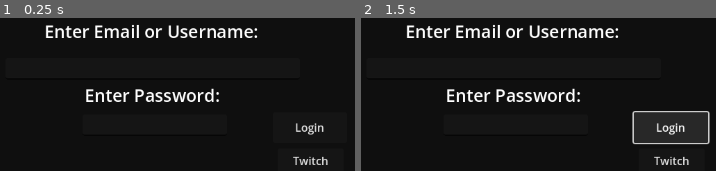
Above: before the commit, frames 1-2 (left to right).
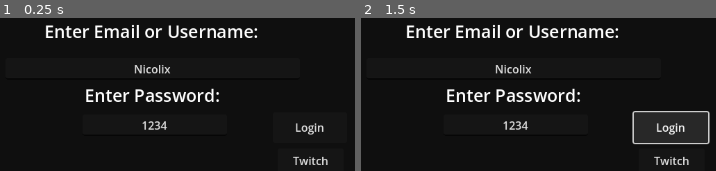
Above: after the commit, the same moments.

Repository: cake4everyone/Quiz4Everyone
Game: Godot game, scene res://scenes/Main.tscn
Two runs of this game, one before a commit and one after it. Both use one fixed random seed, a clock stepped at 60 frames per second and the inputs below.
Inputs:
- Up to frame 1 (0.25 s): no input
- Up to frame 2 (1.5 s): click "Login" at 0.5 s; click "Login" at 1.25 s

The runs differ from the first frame. In frame 1, 0.6% of the frame differs, in the area x 37-48%, y 30-74%; in frame 2, 0.6%.
Error before the commit: Attempt to call function 'get_line' in base 'null instance' on a null instance. (res://scripts/Login.gd:33)
Error after the commit: Attempt to call function 'get_line' in base 'null instance' on a null instance. (res://scripts/Main.gd:18)

Commit message:
HTTP-Requests added

Diff:
--- a/question_scene.gd
+++ b/question_scene.gd
@@ -1,26 +1,55 @@
 extends Node2D
+
+var api_token = ""
+var host = ""
 
 var quizOn = false
 var streamerAnswer = ""
 
+
 func _on_main_start_quiz():
 	self.show()
-	quizOn = true
-	load_data()
+	host = Main.host
+	api_token = Main.api_token
+	$HTTP_Requests/HTTP_GameStart.request_completed.connect(_start_game_res)
+	$HTTP_Requests/HTTP_GameInfo.request_completed.connect(_info_game_res)
+	$HTTP_Requests/HTTP_GameQuit.request_completed.connect(_quit_game_res)
+	$HTTP_Requests/HTTP_RoundInfo.request_completed.connect(_info_round_res)
+	$HTTP_Requests/HTTP_RoundNext.request_completed.connect(_next_round_res)
+	$HTTP_Requests/HTTP_Category.request_completed.connect(_category_res)
+	$HTTP_Requests/HTTP_StreamerVote.request_completed.connect(_streamervote_res)
 
 
 
-func load_data():
-	pass
+func _on_game_start_pressed():
+	$HTTP_Requests/HTTP_GameStart.request("http://" + host + "/game", ["Authorization: Q4E " + api_token], HTTPClient.METHOD_POST, '{"categories":{"Testkeks":5}}')
 
-func _process(delta):
-	if(quizOn == true && streamerAnswer == ""):
-		if(Input.is_action_just_pressed("AnswerA")):
-			streamerAnswer = "A"
-		elif(Input.is_action_just_pressed("AnswerB")):
-			streamerAnswer = "B"
-		elif(Input.is_action_just_pressed("AnswerC")):
-			streamerAnswer = "C"
-		elif(Input.is_action_just_pressed("AnswerD")):
-			streamerAnswer = "D"
-	$Label.text = streamerAnswer
+func _on_round_info_pressed():
+	$HTTP_Requests/HTTP_RoundInfo.request("http://" + host + "/round", ["Authorization: Q4E " + api_token], HTTPClient.METHOD_GET)
+
+func _on_round_next_pressed():
+	$HTTP_Requests/HTTP_GameStart.request("http://" + host + "/round/next", ["Authorization: Q4E " + api_token], HTTPClient.METHOD_POST)
+
+
+
+func _start_game_res(result, response_code, headers, body):
+	print("Response Start Game: " + str(response_code) + "\n" + body.get_string_from_ascii())
+	$HTTP_Requests/HTTP_GameInfo.request("http://" + host + "/game", ["Authorization: Q4E " + api_token], HTTPClient.METHOD_GET)
+
+func _info_game_res(result, response_code, headers, body):
+	print("Response Info Game: " + str(response_code) + "\n" + body.get_string_from_ascii())
+
+func _quit_game_res(result, response_code, headers, body):
+	print("Response Quit Game: " + str(response_code) + "\n" + body.get_string_from_ascii())
+
+func _info_round_res(result, response_code, headers, body):
+	print("Response Info Round: " + str(response_code) + "\n" + body.get_string_from_ascii())
+
+func _next_round_res(result, response_code, headers, body):
+	print("Response Next Round: " + str(response_code) + "\n" + body.get_string_from_ascii())
+
+func _category_res(result, response_code, headers, body):
+	print("Response Category: " + str(response_code) + "\n" + body.get_string_from_ascii())
+
+func _streamervote_res(result, response_code, headers, body):
+	print("Response Streamervote: " + str(response_code) + "\n" + body.get_string_from_ascii())
--- a/scenes/Main.tscn
+++ b/scenes/Main.tscn
@@ -12,3 +12,7 @@
 visible = false
 
 [node name="Login" parent="." instance=ExtResource("2_eawfu")]
+
+[connection signal="start_Login" from="." to="Login" method="_on_main_start_login"]
+[connection signal="start_Quiz" from="." to="QuestionScene" method="_on_main_start_quiz"]
+[connection signal="login_Complete" from="Login" to="." method="_on_login_login_complete"]
--- a/scenes/login.tscn
+++ b/scenes/login.tscn
@@ -29,6 +29,7 @@
 offset_top = -43.0
 offset_right = 213.0
 offset_bottom = -12.0
+text = "Nicolix"
 alignment = 1
 
 [node name="EnterMail" type="Label" parent="Input/EMail"]
@@ -45,6 +46,7 @@
 offset_top = 38.0
 offset_right = 108.0
 offset_bottom = 69.0
+text = "1234"
 alignment = 1
 
 [node name="EnterPassword" type="Label" parent="Input/Password"]
@@ -70,5 +72,5 @@
 offset_bottom = 123.0
 text = "Twitch"
 
-[connection signal="pressed" from="Input/Login" to="." method="_on_button_pressed"]
+[connection signal="pressed" from="Input/Login" to="." method="_on_login_button_pressed"]
 [connection signal="pressed" from="Input/Twitch" to="." method="_on_twitch_pressed"]
--- a/scenes/question_scene.tscn
+++ b/scenes/question_scene.tscn
@@ -1,74 +1,55 @@
-[gd_scene load_steps=5 format=3 uid="uid://ifh3d72f4c8r"]
+[gd_scene load_steps=3 format=3 uid="uid://ifh3d72f4c8r"]
 
 [ext_resource type="Script" path="res://question_scene.gd" id="1_24euc"]
-[ext_resource type="Texture2D" uid="uid://bo44t6exvhoqr" path="res://sprites/Quiz.png" id="2_q1q60"]
-
-[sub_resource type="LabelSettings" id="LabelSettings_1ytrn"]
-font_size = 34
-font_color = Color(0, 0, 0, 1)
-
-[sub_resource type="LabelSettings" id="LabelSettings_aeqsn"]
-font_size = 34
-font_color = Color(0, 0, 0, 1)
+[ext_resource type="Texture2D" uid="uid://bk0hi4cgvmhnm" path="res://sprites/BG.png" id="2_wnggv"]
 
 [node name="QuestionScene" type="Node2D"]
 script = ExtResource("1_24euc")
 
-[node name="Quiz" type="Sprite2D" parent="."]
-scale = Vector2(0.705, 0.705)
-texture = ExtResource("2_q1q60")
+[node name="Bg" type="Sprite2D" parent="."]
+position = Vector2(-1.00002, 3)
+scale = Vector2(1.4775, 1.13)
+texture = ExtResource("2_wnggv")
 
-[node name="Answer1" type="Label" parent="."]
-offset_left = -493.0
-offset_top = 15.0
-offset_right = -91.0
-offset_bottom = 115.0
-text = "Spongebob squarepants"
-label_settings = SubResource("LabelSettings_1ytrn")
-autowrap_mode = 2
-metadata/_edit_use_anchors_ = true
+[node name="Camera2D" type="Camera2D" parent="."]
 
-[node name="Answer2" type="Label" parent="."]
-offset_left = 93.0
-offset_top = 15.0
-offset_right = 495.0
-offset_bottom = 115.0
-text = "Patrick"
-label_settings = SubResource("LabelSettings_1ytrn")
-autowrap_mode = 2
-metadata/_edit_use_anchors_ = true
+[node name="Game Start" type="Button" parent="."]
+offset_left = -384.0
+offset_top = -31.0
+offset_right = -202.0
+offset_bottom = 24.0
+text = "Game Info"
 
-[node name="Answer3" type="Label" parent="."]
-offset_left = -489.0
-offset_top = 181.0
-offset_right = -87.0
-offset_bottom = 281.0
-text = "Mr. Krabs"
-label_settings = SubResource("LabelSettings_1ytrn")
-autowrap_mode = 2
-metadata/_edit_use_anchors_ = true
+[node name="Round Info" type="Button" parent="."]
+offset_left = -90.0
+offset_top = -26.0
+offset_right = 92.0
+offset_bottom = 29.0
+text = "Round Info"
 
-[node name="Answer4" type="Label" parent="."]
-offset_left = 90.0
-offset_top = 179.0
-offset_right = 492.0
-offset_bottom = 279.0
-text = "Squidward"
-label_settings = SubResource("LabelSettings_1ytrn")
-autowrap_mode = 2
-metadata/_edit_use_anchors_ = true
+[node name="Round Next" type="Button" parent="."]
+offset_left = 182.0
+offset_top = -27.0
+offset_right = 364.0
+offset_bottom = 28.0
+text = "Next Round"
 
-[node name="Question" type="Label" parent="."]
-offset_left = -335.0
-offset_top = -264.0
-offset_right = 325.0
-offset_bottom = -53.0
-text = "Who lives in a pineapple under the sea?"
-label_settings = SubResource("LabelSettings_aeqsn")
-autowrap_mode = 3
-metadata/_edit_use_anchors_ = true
+[node name="HTTP_Requests" type="Node2D" parent="."]
 
-[node name="Label" type="Label" parent="."]
-offset_right = 40.0
-offset_bottom = 23.0
-metadata/_edit_use_anchors_ = true
+[node name="HTTP_GameStart" type="HTTPRequest" parent="HTTP_Requests"]
+
+[node name="HTTP_GameInfo" type="HTTPRequest" parent="HTTP_Requests"]
+
+[node name="HTTP_GameQuit" type="HTTPRequest" parent="HTTP_Requests"]
+
+[node name="HTTP_RoundInfo" type="HTTPRequest" parent="HTTP_Requests"]
+
+[node name="HTTP_RoundNext" type="HTTPRequest" parent="HTTP_Requests"]
+
+[node name="HTTP_Category" type="HTTPRequest" parent="HTTP_Requests"]
+
+[node name="HTTP_StreamerVote" type="HTTPRequest" parent="HTTP_Requests"]
+
+[connection signal="pressed" from="Game Start" to="." method="_on_game_start_pressed"]
+[connection signal="pressed" from="Round Info" to="." method="_on_round_info_pressed"]
+[connection signal="pressed" from="Round Next" to="." method="_on_round_next_pressed"]
--- a/scripts/Login.gd
+++ b/scripts/Login.gd
@@ -2,12 +2,13 @@
 
 var host = ""
 
+signal login_Complete
 
-func _ready():
-	load_config()
+func _on_main_start_login():
+	host = Main.host
 
 
-func _on_button_pressed():
+func _on_login_button_pressed():
 	$LoginHTTP.request_completed.connect(_on_http_login_completed)
 	var auth = Marshalls.utf8_to_base64($Input/EMail.text + ":" + $Input/Password.text)
 	var err = $LoginHTTP.request("http://" + host + "/login", ["Authorization: Basic " + auth], HTTPClient.METHOD_POST)
@@ -26,11 +27,10 @@
 		return
 	print("Login successful: " + data.username)
 	Main.api_token = data.token
+	login_Complete.emit()
 
 
-func load_config():
-	var file = FileAccess.open("res://config.yaml", FileAccess.READ)
-	host = file.get_line()
+
 
 
 func _on_twitch_pressed():
--- a/scripts/Main.gd
+++ b/scripts/Main.gd
@@ -1,7 +1,23 @@
 extends Node2D
 
+var host = ""
 var api_token = ""
+
+signal start_Quiz
+signal start_Login
 
 # Called when the node enters the scene tree for the first time.
 func _ready():
+	load_config()
+	start_Login.emit()
 	$Login.show()
+
+
+func load_config():
+	var file = FileAccess.open("res://config.yaml", FileAccess.READ)
+	host = file.get_line()
+
+
+func _on_login_login_complete():
+	$Login.hide()
+	start_Quiz.emit()
